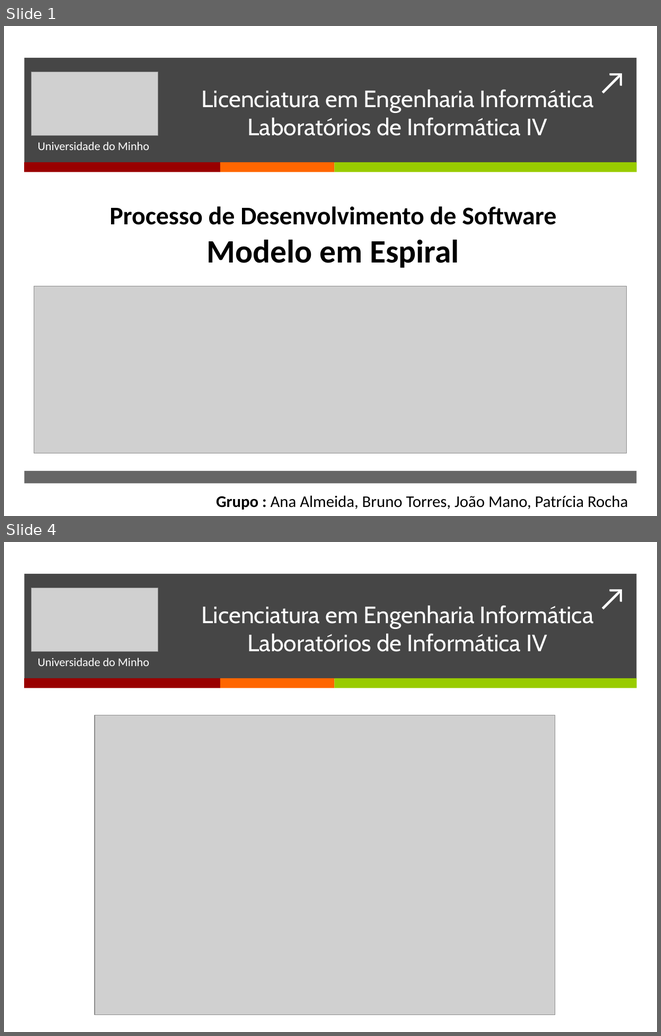
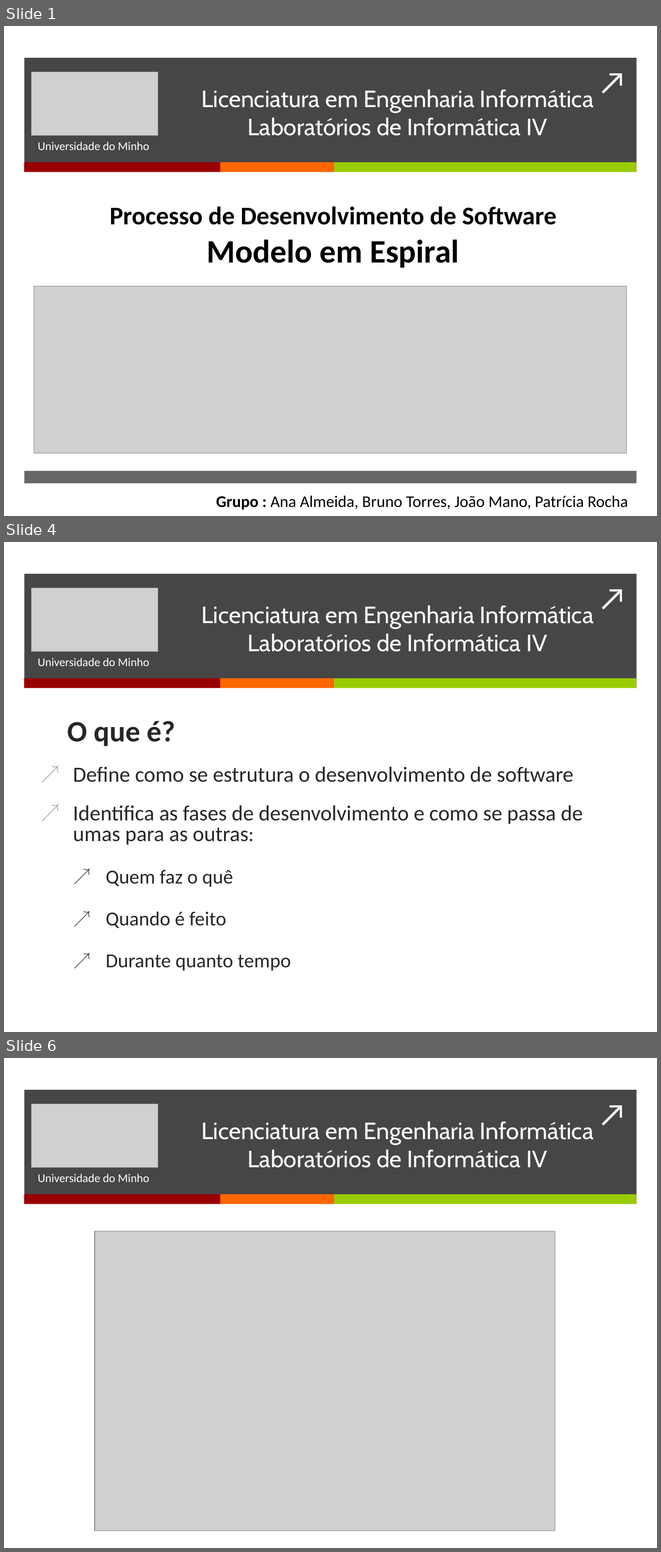
Before and after one commit to BrunoTorres/LI4, a slide deck: Apresentação/Apresentacao.pptx. Shown one above the other, each under a label of ours: slides 1 and 4 before the commit, slides 1, 4 and 6 after it; the slides between them are not shown. The pictures are 661x1036 and 661x1552 pixels, drawn with LibreOffice and Linux fonts; fonts in the diff are those of the drawing; grey boxes stand for pictures. Boxes give left, top, right and bottom in pixels: in the first picture for what was removed or moved away, otherwise in the second. Text is boxed around its words. In the diff, an @@ line names an element or a change of style, - is before the commit and + after.

```diff
--- a/Apresentação/Apresentacao.pptx
+++ b/Apresentação/Apresentacao.pptx
@@ slide 4 added at [4,542,657,1032], background #FFFFFF; not listed: 5 template elements that a slide beside it also shows @@
@@ picture added at [32,588,158,651] @@
@@ text added at [202,605,594,652], 26 pt, text #FFFFFF @@
+Licenciatura em Engenharia Informática
+Laboratórios de Informática IV
@@ subtitle added at [38,658,149,666], 13 pt, text #FFFFFF @@
+Universidade do Minho
@@ text added at [67,721,583,970], 23.8 pt, text #262626 @@
+O que é?
+↗ Define como se estrutura o desenvolvimento de software
+↗ Identifica as fases de desenvolvimento e como se passa de umas para as outras:
+  ↗ Quem faz o quê
+  ↗ Quando é feito
+  ↗ Durante quanto tempo
@@ what was slide 4 is now slide 6 @@
```
Also in this commit, not shown: 2 slides changed, 1 other slide added.
